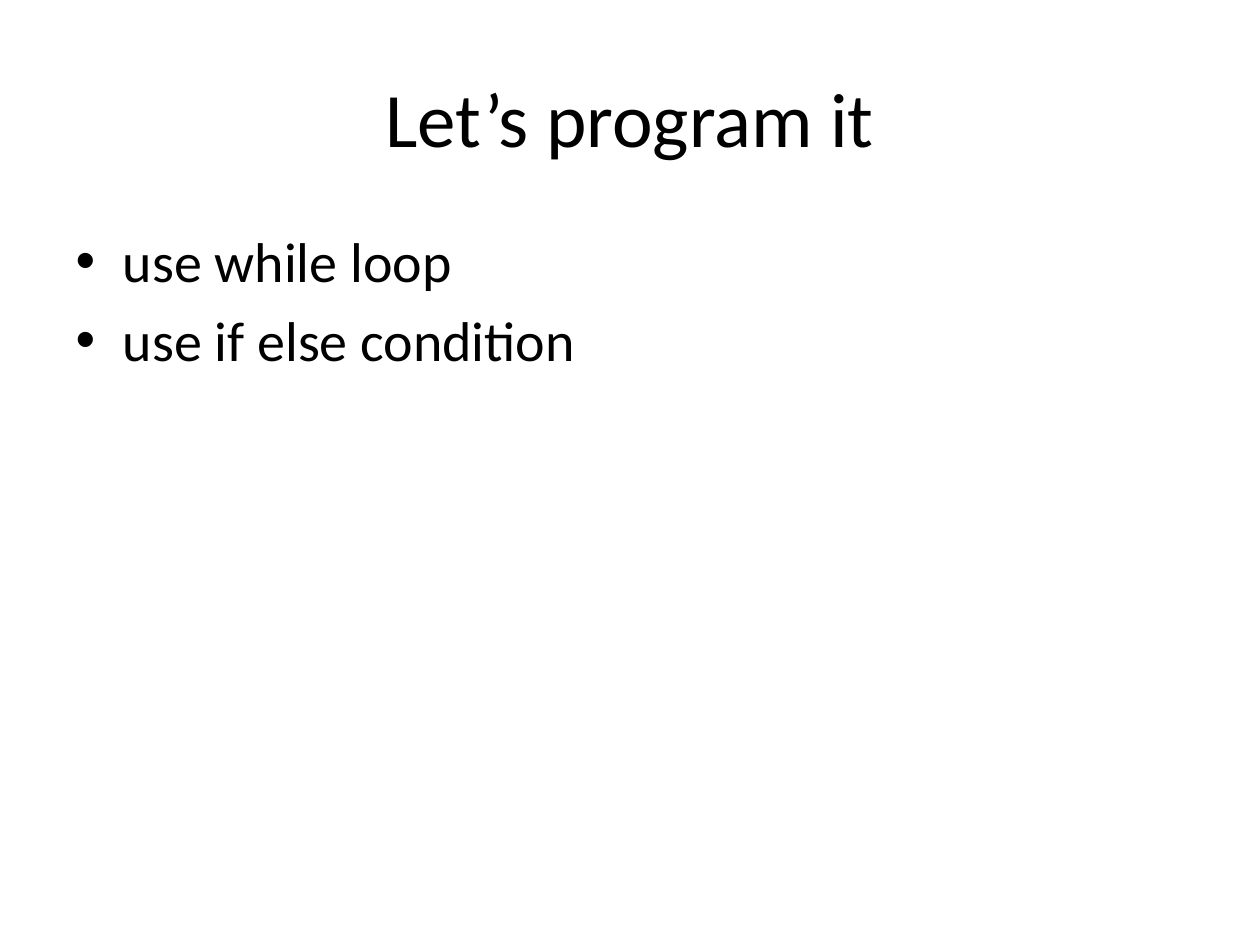
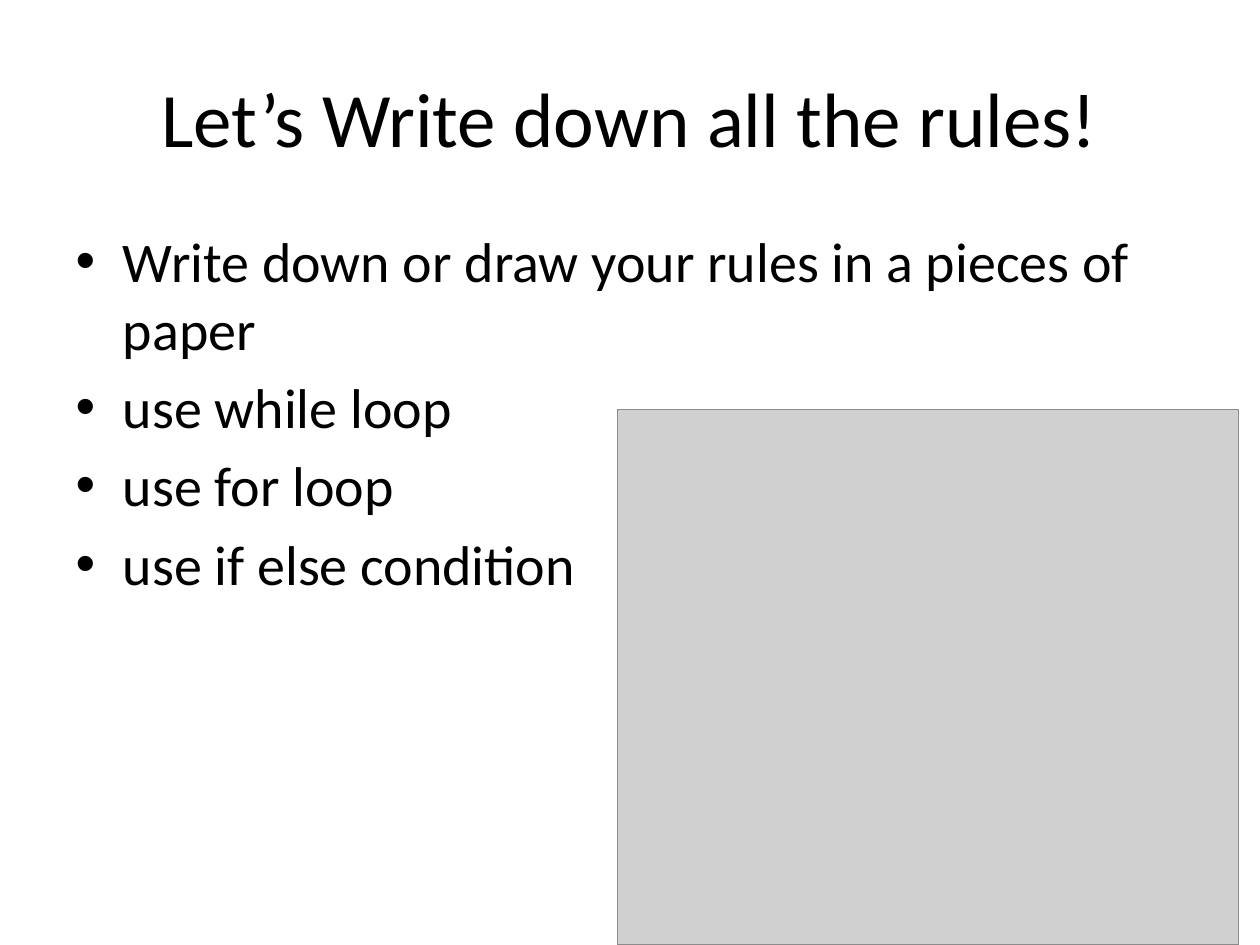
Before and after one commit to skyap/Intro-AI-Robotics, a slide deck: slide 11 of slides/20.Line Following Robot.pptx. Drawn at 1260x945 pixels with LibreOffice and Linux fonts; fonts in the diff are those of the drawing; grey boxes stand for pictures. Boxes give left, top, right and bottom in pixels: in the first picture for what was removed or moved away, otherwise in the second. Text is boxed around its words. In the diff, an @@ line names an element or a change of style, - is before the commit and + after.

```diff
--- a/slides/20.Line Following Robot.pptx
+++ b/slides/20.Line Following Robot.pptx
@@ title at <box>162,93,1097,148</box>: text changed @@
-Let’s program it
+Let’s Write down all the rules!
@@ text at <box>123,243,1129,359</box>: paragraph added @@
+• Write down or draw your rules in a pieces of paper
@@ picture added at <box>617,410,1237,945</box> @@
@@ text at <box>123,467,393,515</box>: paragraph added @@
+• use for loop
```
Also in this commit, not shown: 3 other slides changed, 5 slides added, 3 slides removed, 16 other files.
